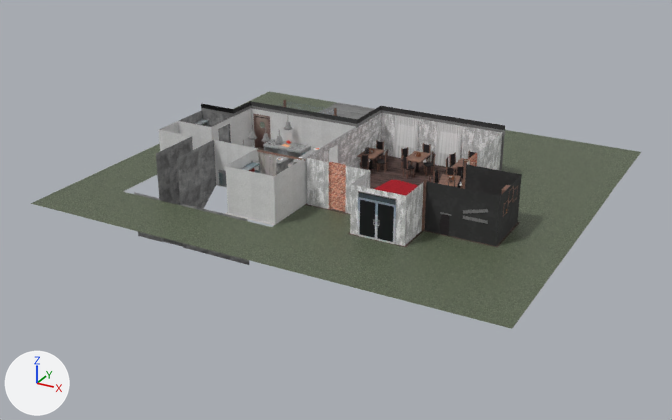
Before and after pictures for a commit that changed the glTF model act 2 object/street/mesh.glb.
One viewpoint serves both versions: a 50 mm camera at (14.4, -28.3, 13.1) aimed at (-1.3, 0.2, -1.1). The lights are fixed; the arrows at lower left show +X, +Y and +Z. The older version comes first. Where no turn or scale is listed for an object, it has been applied to the vertices. Vertices at exactly the same position are counted once.

In view in the first picture: 'floor', 'room decor 1', 'room decor 2', 'street decor', 'walls', 'windows' and 8 more.
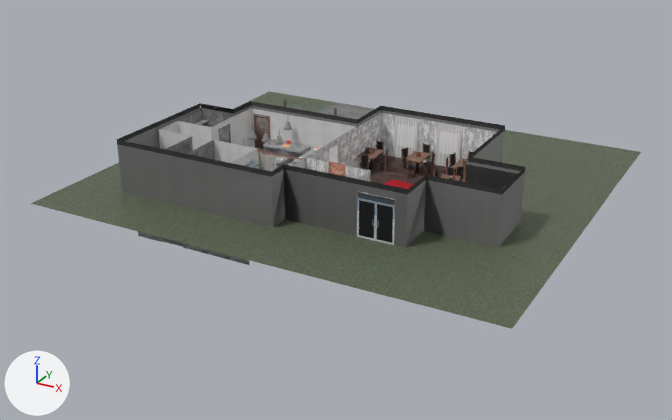
Commit message: update map chapter two

Boxes (x1, y1, x2, y2) around the edits, measured in the pictures (672 x 420 px):
'walls', reshaped: before (134, 101, 522, 265); after (117, 101, 525, 265)
part 1 of me_cube_005_006, built on: before (201, 104, 505, 244); after (117, 103, 525, 248)

What changed in the scene script:
```text
Change me_cube_005_006:
    used by ob_walls; location = (0.0, 0.0, 0.0)
    remove me_cube_005_006.from_pydata(...)  # 146 vertices, 134 faces; spans x -7.6..5.89, y -4.4..3.68, z -1.67..2.04
    add me_cube_005_006.from_pydata(...)  # 172 vertices, 170 faces; spans x -7.64..5.97, y -4.47..3.68, z -1.67..2.04
    me_cube_005_006 part 1
    2 vertices are removed from x -7.6..3.96, y 0.49..3.68, z 0.03..1.86
    4 faces are deleted
    11 vertices in x 1.64..2.99, y -3.67..-3.63, z 0.01..1.62 move by (0.0, -0.06, 0.0)
    28 vertices are added at x -7.64..5.97, y -4.47..0.49, z 0.03..2.04
    19 new faces join them, mat_black_wall_001 (picture img_black_wall)
    21 new faces join them, mat_street_wall (picture img_street_wall)
```
